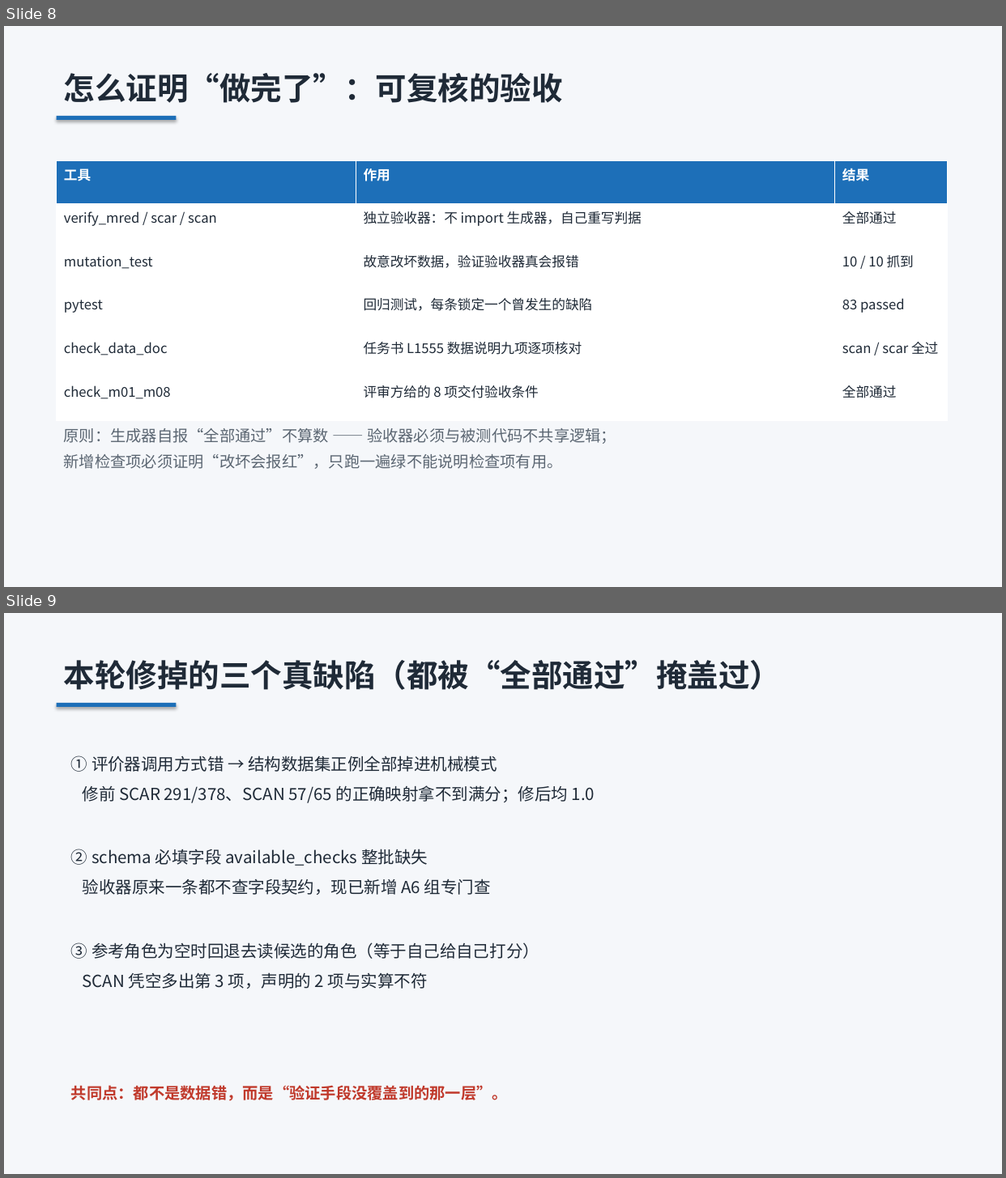
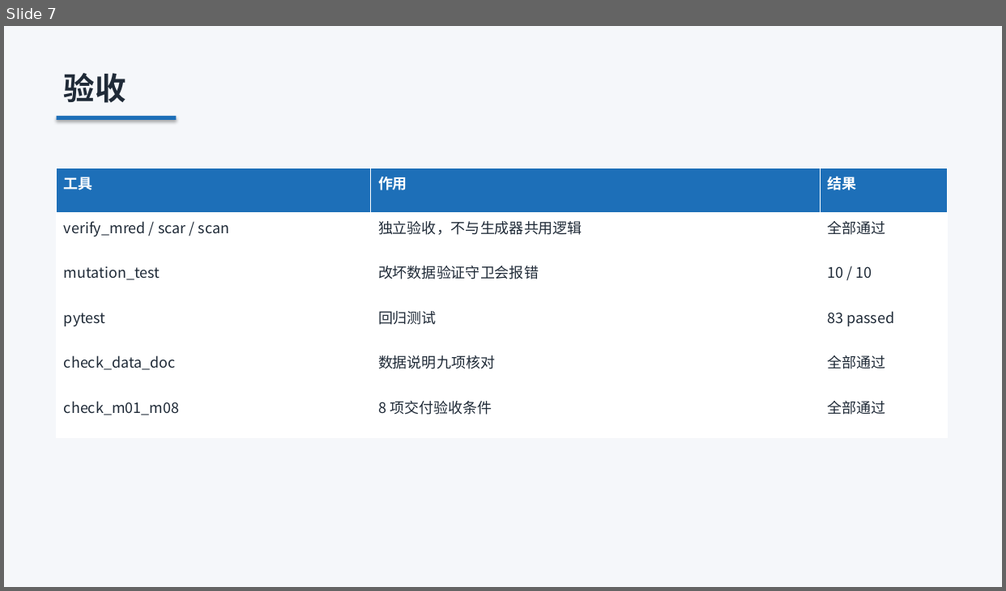
Before and after one commit to laoma9604-design/similar-learning, a slide deck: docs/TopoAdv-A角色工作汇报.pptx. Shown one above the other, each under a label of ours: slides 8 and 9 before the commit, slide 7 after it. The pictures are 1006x1178 and 1006x591 pixels, drawn with LibreOffice and Linux fonts; fonts in the diff are those of the drawing. Boxes give left, top, right and bottom in pixels: in the first picture for what was removed or moved away, otherwise in the second. Text is boxed around its words. In the diff, an @@ line names an element or a change of style, - is before the commit and + after.

Commit message:
汇报 PPT 精简为 8 页：只列已完成的工作
删除缺陷复盘、坑、待办、风险提示等章节，只保留做了什么：
  1 封面
  2 工作概览（T01/T02/T06 完成，T05、T11-T14 未完成）
  3 T01 统一对象与评价协议
  4 T02 三个数据集（组数/任务数/对象数/划分）
  5 T02 配套材料（参考标注/分组清单/结构标注/数据说明）
  6 T06 独立评价器（三数据集判据与满分情况）
  7 验收（五个工具的结果）
  8 收尾

版面检查：8 页 / 0 越界 / 0 重叠。pytest 83 passed。

```diff
--- a/docs/TopoAdv-A角色工作汇报.pptx
+++ b/docs/TopoAdv-A角色工作汇报.pptx
@@ slide 9 removed at <box>4,613,1002,1174</box>, background #FFFFFF @@
@@ rectangle removed at <box>4,613,1002,1174</box> @@
@@ text removed at <box>64,660,781,690</box> @@
-本轮修掉的三个真缺陷（都被“全部通过”掩盖过）
@@ rectangle removed at <box>57,703,177,707</box> @@
@@ text removed at <box>71,756,594,989</box> @@
-① 评价器调用方式错 → 结构数据集正例全部掉进机械模式
-修前 SCAR 291/378、SCAN 57/65 的正确映射拿不到满分；修后均 1.0
-② schema 必填字段 available_checks 整批缺失
-验收器原来一条都不查字段契约，现已新增 A6 组专门查
-③ 参考角色为空时回退去读候选的角色（等于自己给自己打分）
-SCAN 凭空多出第 3 项，声明的 2 项与实算不符
@@ text removed at <box>71,1085,508,1101</box> @@
-共同点：都不是数据错，而是“验证手段没覆盖到的那一层”。
@@ what was slide 8 is now slide 7 @@
@@ slide 7 changed as well @@
@@ text at <box>64,73,126,103</box>: text changed @@
-怎么证明“做完了”：可复核的验收
+验收
@@ table at <box>57,169,948,437</box> @@
-row 2, column 2: 独立验收器：不 import 生成器，自己重写判据
+row 2, column 2: 独立验收，不与生成器共用逻辑
-row 3, column 2: 故意改坏数据，验证验收器真会报错
+row 3, column 2: 改坏数据验证守卫会报错
-row 3, column 3: 10 / 10 抓到
+row 3, column 3: 10 / 10
-row 4, column 2: 回归测试，每条锁定一个曾发生的缺陷
+row 4, column 2: 回归测试
-row 5, column 2: 任务书 L1555 数据说明九项逐项核对
+row 5, column 2: 数据说明九项核对
-row 5, column 3: scan / scar 全过
+row 5, column 3: 全部通过
-row 6, column 2: 评审方给的 8 项交付验收条件
+row 6, column 2: 8 项交付验收条件
@@ size 13 to 14 pt in "工具", "作用", "结果", "verify_mred / scar / scan" and 7 more places @@
@@ table: place and size @@
-table at <box>57,160,948,421</box>
+table at <box>57,169,948,437</box>
@@ text removed at <box>64,429,616,469</box> @@
-原则：生成器自报“全部通过”不算数 —— 验收器必须与被测代码不共享逻辑；
-新增检查项必须证明“改坏会报红”，只跑一遍绿不能说明检查项有用。
```
Also in this commit, not shown: 4 other slides changed, 3 slides added, 6 other slides removed, 1 other file.
